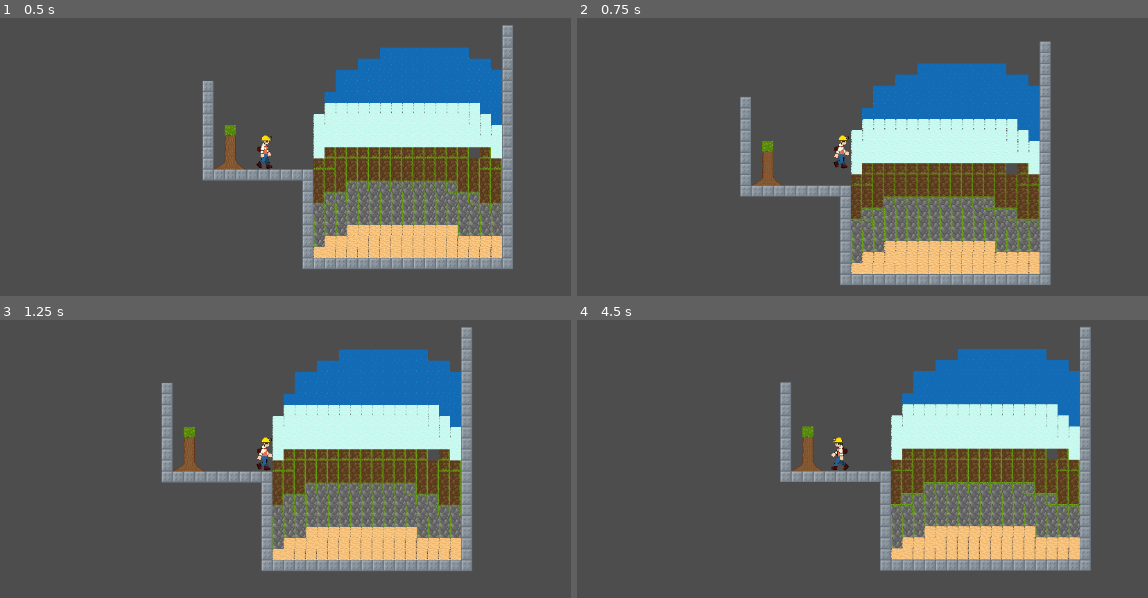
Above: before the commit, frames 1-4 (two rows, left to right).
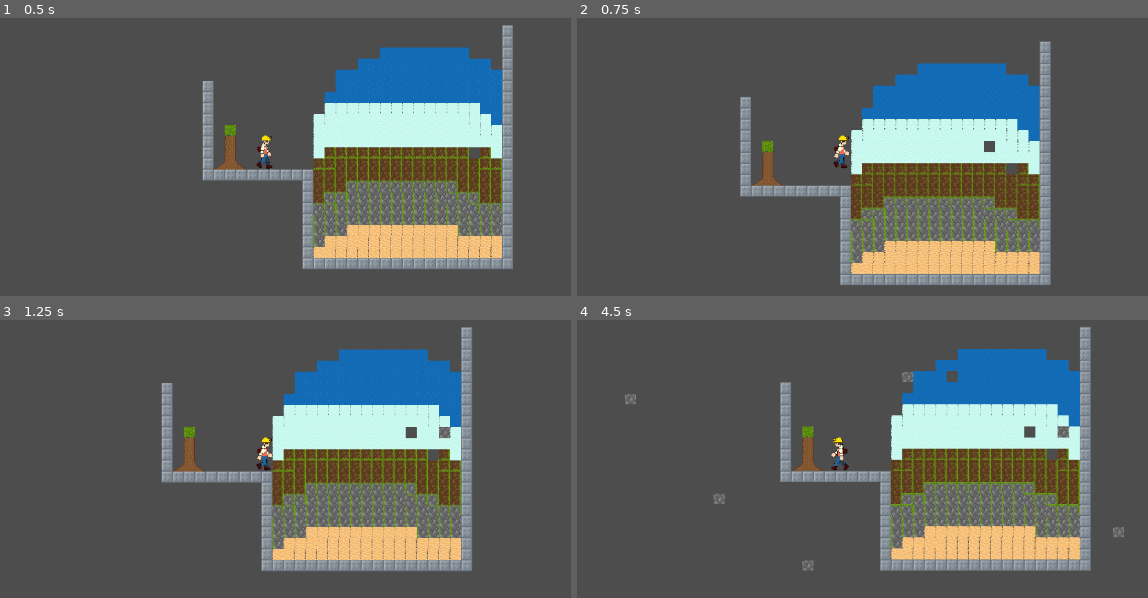
Above: after the commit, the same moments.

Repository: kangurm/Blockbuster
Game: Godot game, scene res://scenes/grid-test.tscn
Same seed, same stepped clock (60 frames per second), same inputs: the game is played once before the commit and once after it.
Inputs (mouse positions are in pixels of both pictures, inside the frame that each line leads up to):
- Up to frame 1 (0.5 s): no input
- Up to frame 2 (0.75 s): tap Enter (ui_accept) at 0.5 s; move the mouse to (1016, 145) at 0.52 s; hold Right (ui_right) from 0.53 s (still down); click (1016, 145) at 0.6 s
- Up to frame 3 (1.25 s): keep holding Right (ui_right); tap Enter (ui_accept) at 0.77 s; right-click (439, 447) at 0.8 s
- Up to frame 4 (4.5 s): move the mouse to (679, 495) at 1.27 s; right-click (679, 495) at 1.35 s; tap Enter (ui_accept) at 1.52, 3.02, 3.77 s; click (679, 495) at 1.55 s; move the mouse to (919, 372) at 2.02 s; release Right (ui_right) at 2.03 s; hold Left (ui_left) 2.03-2.78 s; click (919, 372) at 2.1 s; right-click (919, 372) at 2.3 s; move the mouse to (799, 561) at 2.77 s; hold Right (ui_right) 2.78-4.28 s; right-click (799, 561) at 2.85 s; click (799, 561) at 3.05 s; move the mouse to (1079, 539) at 3.52 s; click (1079, 539) at 3.6 s; right-click (1079, 539) at 3.8 s; move the mouse to (599, 403) at 4.27 s; hold Left (ui_left) from 4.28 s (still down); right-click (599, 403) at 4.35 s

Frame 1 is identical in both runs. In frame 2, less than 0.1% of the frame differs, in the area x 71-74%, y 44-49%; in frame 3, 0.2%; in frame 4, 0.5%, in the area x 8-96%, y 18-91%.

Commit message:
simple breaking

Diff:
--- /dev/null
+++ b/scenes/TileMap.gd
@@ -0,0 +1,34 @@
+extends TileMap
+
+
+# Called when the node enters the scene tree for the first time.
+func _ready():
+	pass # Replace with function body.
+
+
+# Called every frame. 'delta' is the elapsed time since the previous frame.
+func _process(delta):
+	pass
+
+func _input (event):
+	if Input.is_action_just_pressed("mb_left"):
+		var mouse_position = get_global_mouse_position()
+		var tile_mouse_pos = local_to_map(mouse_position)
+		#var tile_info = get_cell_source_id(0, tile_mouse_pos) not needed if only 1 atlas
+		var tile_atlas_coord = get_cell_atlas_coords(0, tile_mouse_pos)
+		#print(tile_info)
+		print(tile_atlas_coord)
+		set_cell(0, tile_mouse_pos, -1)
+
+
+
+	if Input.is_action_just_pressed("mb_right"):
+			var mouse_position = get_global_mouse_position()
+			print(mouse_position)
+
+			var tile_mouse_pos = local_to_map(mouse_position)
+			print(tile_mouse_pos)
+
+			var source_id = 0
+			var atlas_coord = Vector2i(1,0)
+			set_cell(0,tile_mouse_pos, source_id, atlas_coord)
--- a/scenes/grid-test.tscn
+++ b/scenes/grid-test.tscn
@@ -1,6 +1,7 @@
-[gd_scene load_steps=2 format=3 uid="uid://d0q181kjlx5ao"]
+[gd_scene load_steps=3 format=3 uid="uid://d0q181kjlx5ao"]
 
 [ext_resource type="TileSet" uid="uid://db1ab1ibfd118" path="res://tileset.tres" id="1_njt13"]
+[ext_resource type="Script" path="res://scenes/TileMap.gd" id="2_x7qx0"]
 
 [node name="Node2D" type="Node2D"]
 
@@ -8,3 +9,4 @@
 tile_set = ExtResource("1_njt13")
 format = 2
 layer_0/tile_data = PackedInt32Array(65529, 589824, 5, 196607, 589824, 5, 524290, 589824, 5, -327687, 589824, 5, -26215 …(6479 unchanged characters)…
+script = ExtResource("2_x7qx0")
--- a/scenes/player.gd
+++ b/scenes/player.gd
@@ -1,4 +1,6 @@
 extends CharacterBody2D
+
+
 
 
 const SPEED = 300.0
@@ -8,7 +10,9 @@
 var gravity = ProjectSettings.get_setting("physics/2d/default_gravity")
 
 
+
 func _physics_process(delta):
+
 	# Add the gravity.
 	if not is_on_floor():
 		velocity.y += gravity * delta
